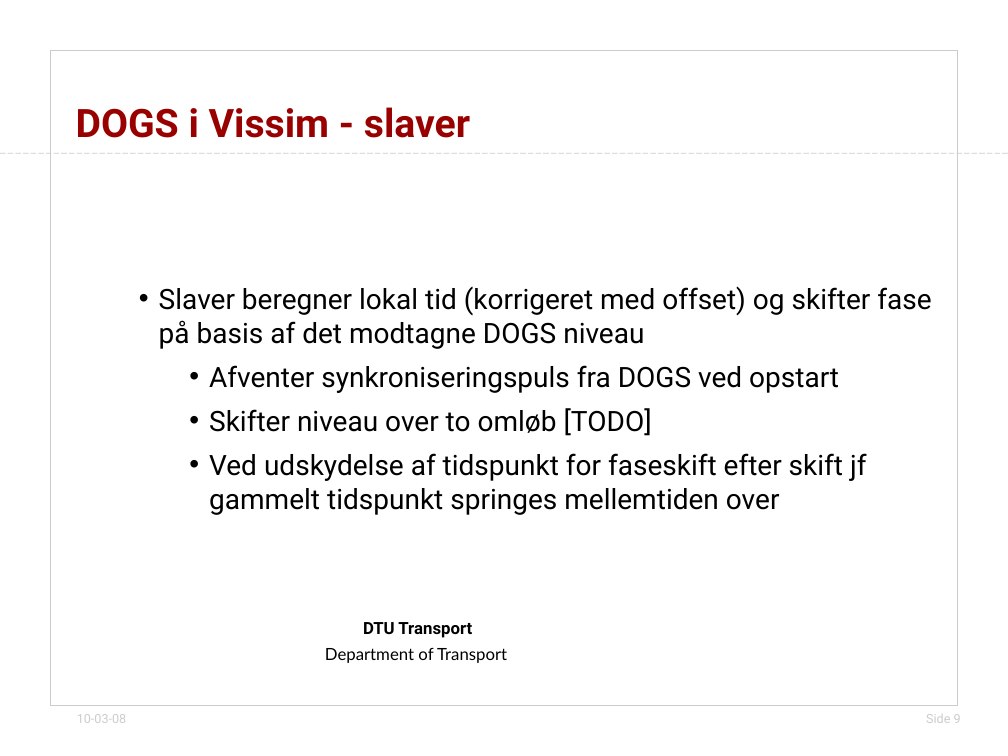
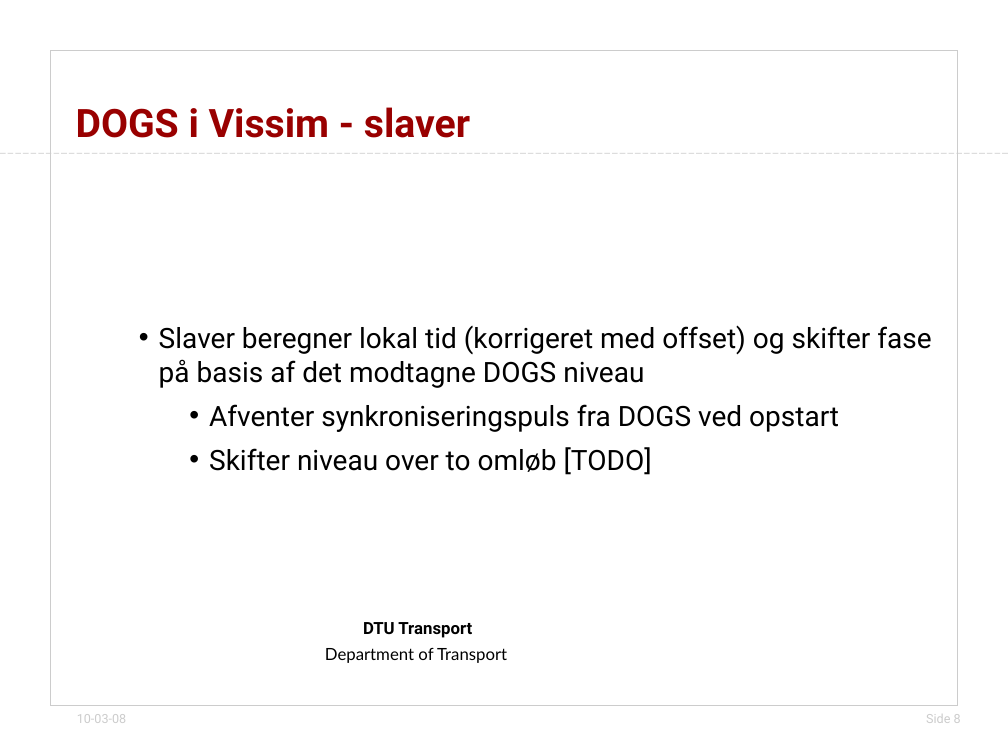
Before and after one commit to jonyonyx/greenwaves, a slide deck: slide 8 of thesis/præsentation_simulering_dogs.odp (slide 9 before the commit). Drawn at 1008x756 pixels with LibreOffice and Linux fonts; fonts in the diff are those of the drawing; background and template pictures are left out. Boxes give left, top, right and bottom in pixels: in the first picture for what was removed or moved away, otherwise in the second. Text is boxed around its words. In the diff, an @@ line names an element or a change of style, - is before the commit and + after.

```diff
--- a/thesis/præsentation_simulering_dogs.odp
+++ b/thesis/præsentation_simulering_dogs.odp
@@ subtitle at (x1=209, y1=453, x2=866, y2=515): paragraph removed @@
-  • Ved udskydelse af tidspunkt for faseskift efter skift jf gammelt tidspunkt springes mellemtiden over
```
Also in this commit, not shown: 2 other slides changed, 4 other files.
